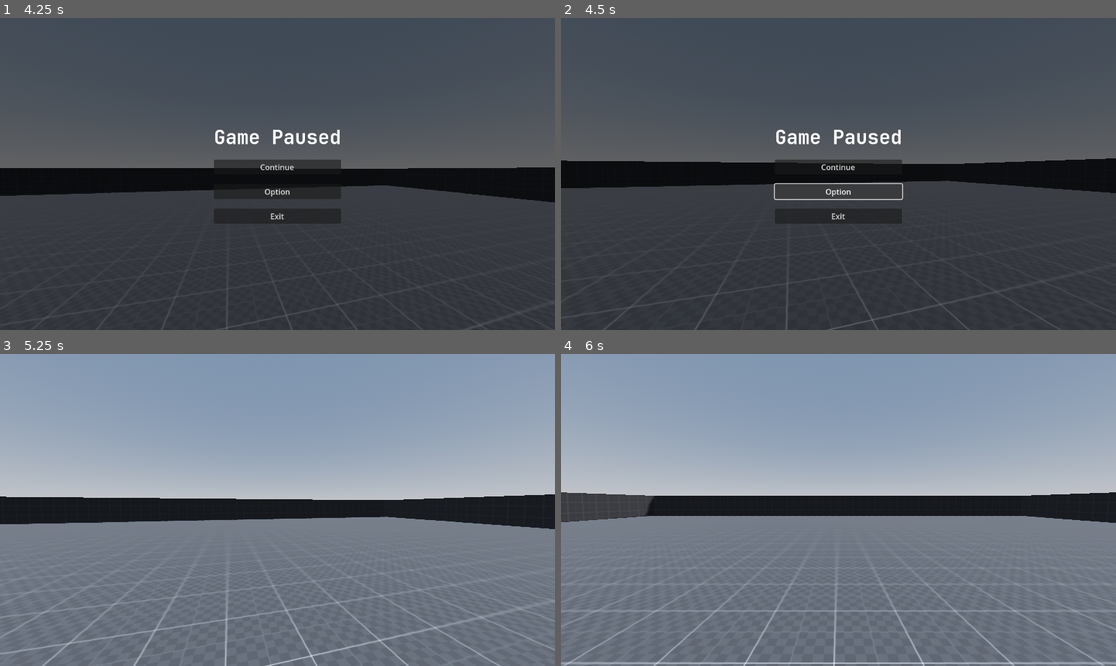
Above: before the commit, frames 1-4 (two rows, left to right).
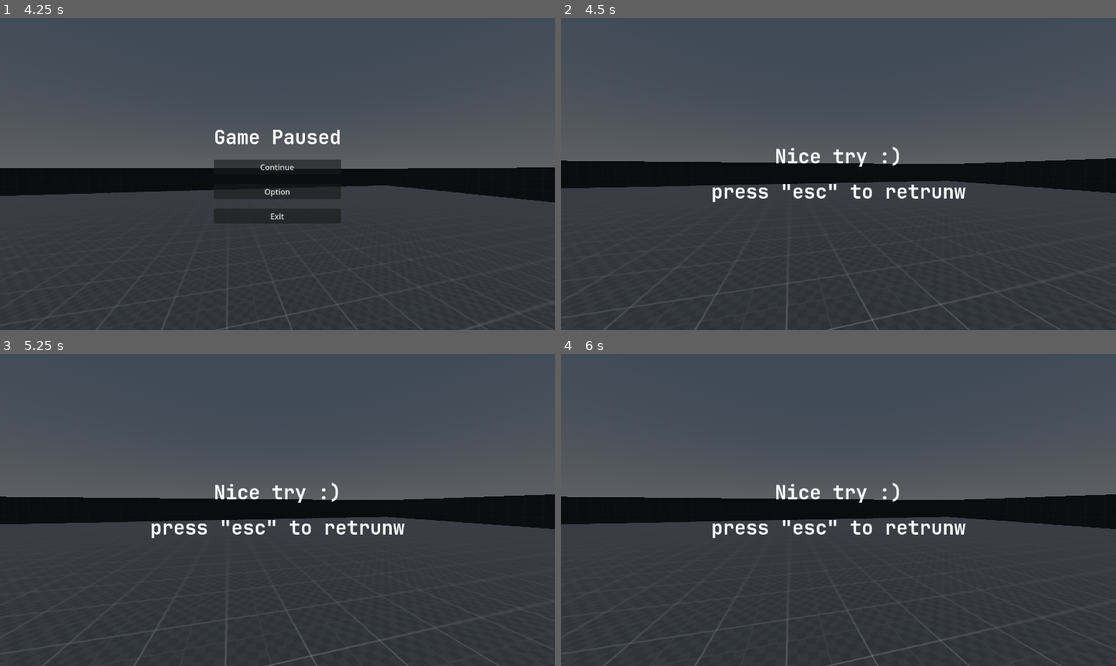
Above: after the commit, the same moments.

Repository: Zhiyi-Yang-YU/Outside-Skyline-AlphaTest
Game: Godot game, scene res://OutsideSkyline_Alpha/Scene/Level/Level_0.tscn
Two runs of this game, one before a commit and one after it. Both use one fixed random seed, a clock stepped at 60 frames per second and the inputs below.
Inputs (mouse positions are in pixels of both pictures, inside the frame that each line leads up to):
- Up to frame 1 (4.25 s): tap Enter at 0.5, 2.75 s; move the mouse to (305, 174) at 0.52 s; tap Space at 1.25, 3.5 s; move the mouse to (249, 174) at 1.27 s; move the mouse to (288, 167) at 2.02 s; move the mouse to (271, 180) at 2.77 s; move the mouse to (316, 177) at 3.52 s; tap Escape (ui_pause) at 4.15 s
- Up to frame 2 (4.5 s): click "Option" at 4.25 s
- Up to frame 3 (5.25 s): click (277, 503) at 5 s, where only the run before the commit has a clickable "Continue"
- Up to frame 4 (6 s): tap Enter at 5.75 s; move the mouse to (794, 506) at 5.77 s

Frame 1 is identical in both runs. In frame 2, 2.4% of the frame differs, in the area x 27-73%, y 35-66%; in frame 3, 92%; in frame 4, 95%, in the area x 0-100%, y 0-100%.

Commit message:
Alpha-0.1.2

Diff:
--- a/OutsideSkyline_Alpha/Scene/Level/Level_0.tscn
+++ b/OutsideSkyline_Alpha/Scene/Level/Level_0.tscn
@@ -115,6 +115,20 @@
 theme_override_constants/separation = 20
 alignment = 1
 
+[node name="OptionLabel" type="Label" parent="UI/Control_Game/GameOption"]
+layout_mode = 2
+text = "Nice try :)"
+label_settings = SubResource("LabelSettings_2r3r2")
+horizontal_alignment = 1
+vertical_alignment = 1
+
+[node name="OptionLabel2" type="Label" parent="UI/Control_Game/GameOption"]
+layout_mode = 2
+text = "press \"esc\" to retrunw"
+label_settings = SubResource("LabelSettings_2r3r2")
+horizontal_alignment = 1
+vertical_alignment = 1
+
 [connection signal="button_up" from="UI/Control_Game/GamePause/GameContinueButton" to="GameManager" method="_on_game_continue_button_button_up"]
 [connection signal="button_up" from="UI/Control_Game/GamePause/GameOptionButton" to="GameManager" method="_on_game_option_button_button_up"]
 [connection signal="button_up" from="UI/Control_Game/GamePause/GamePauseButton" to="GameManager" method="_on_game_pause_button_button_up"]
--- a/OutsideSkyline_Alpha/Script/GameplayUI/GameManager.gd
+++ b/OutsideSkyline_Alpha/Script/GameplayUI/GameManager.gd
@@ -13,8 +13,14 @@
 
 func pauseGame() -> void:
 	if Input.is_action_just_pressed("ui_pause"):
-		gameUIManager.isPauseToggled = not gameUIManager.isPauseToggled
-		gameUIManager.togglePauseUI(gameUIManager.isPauseToggled)
+		if gameUIManager.isOptionToggled:
+			gameUIManager.togglePauseUI(true)
+			gameUIManager.isOptionToggled = not gameUIManager.isOptionToggled
+			gameUIManager.toggleOptionUI(gameUIManager.isOptionToggled)
+		else:
+			gameUIManager.isPauseToggled = not gameUIManager.isPauseToggled
+			gameUIManager.togglePauseUI(gameUIManager.isPauseToggled)
+
 
 
 #signal process
@@ -25,9 +31,11 @@
 
 
 func _on_game_option_button_button_up() -> void:
-#	gameUIManager.toggleOptionUI(true)
-	print("option button pressed")
-
+#	print(gameUIManager.isOptionToggled)
+#	print("option button pressed")
+	gameUIManager.isOptionToggled = not gameUIManager.isOptionToggled
+	gameUIManager.toggleOptionUI(gameUIManager.isOptionToggled)
+	gameUIManager.gamePauseMenu.visible = false
 
 func _on_game_pause_button_button_up() -> void:
 	SystemHQ.quitGame()
--- a/OutsideSkyline_Alpha/Script/GameplayUI/GameplayUI_Manager.gd
+++ b/OutsideSkyline_Alpha/Script/GameplayUI/GameplayUI_Manager.gd
@@ -6,6 +6,7 @@
 @onready var gameOptionMenu: BoxContainer 	= $Control_Game/GameOption
 
 var isPauseToggled: bool = false
+var isOptionToggled: bool = false
 
 # TODO: 实现暂停
 func _ready() -> void:
@@ -35,14 +36,12 @@
 
 func toggleOptionUI(toggle: bool) -> void:
 	if toggle:
-		blackBackground.visible = true
+#		blackBackground.visible = true
 		gameOptionMenu.visible = true
-		# TODO: 给我停下来啊！！！
-		# get_tree().paused = true
-		Input.set_mouse_mode(Input.MOUSE_MODE_VISIBLE)
+#		gamePauseMenu.visible = false
+#		Input.set_mouse_mode(Input.MOUSE_MODE_VISIBLE)
 	else:
-		blackBackground.visible = false
+#		blackBackground.visible = false
 		gameOptionMenu.visible = false
-		# TODO: 给我停下来啊！！！
-		# get_tree().paused = false
-		Input.set_mouse_mode(Input.MOUSE_MODE_CAPTURED)
+#		gamePauseMenu.visible = true
+#		Input.set_mouse_mode(Input.MOUSE_MODE_CAPTURED)
